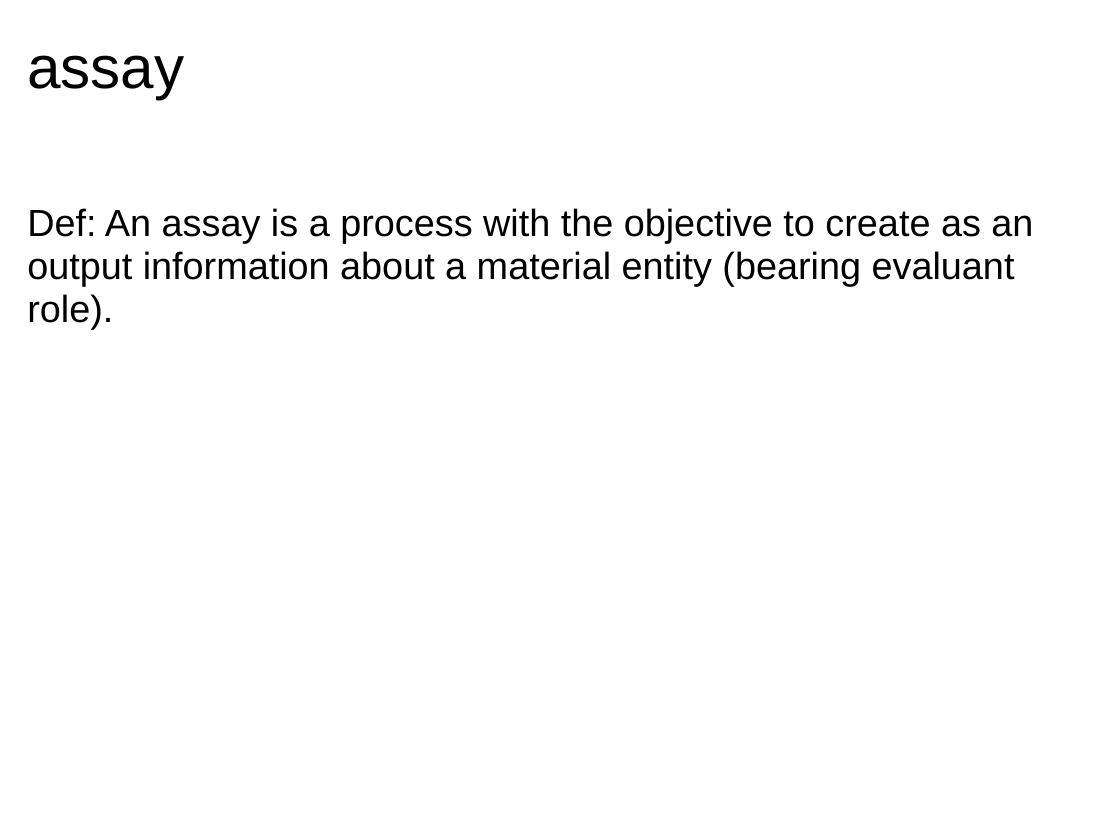
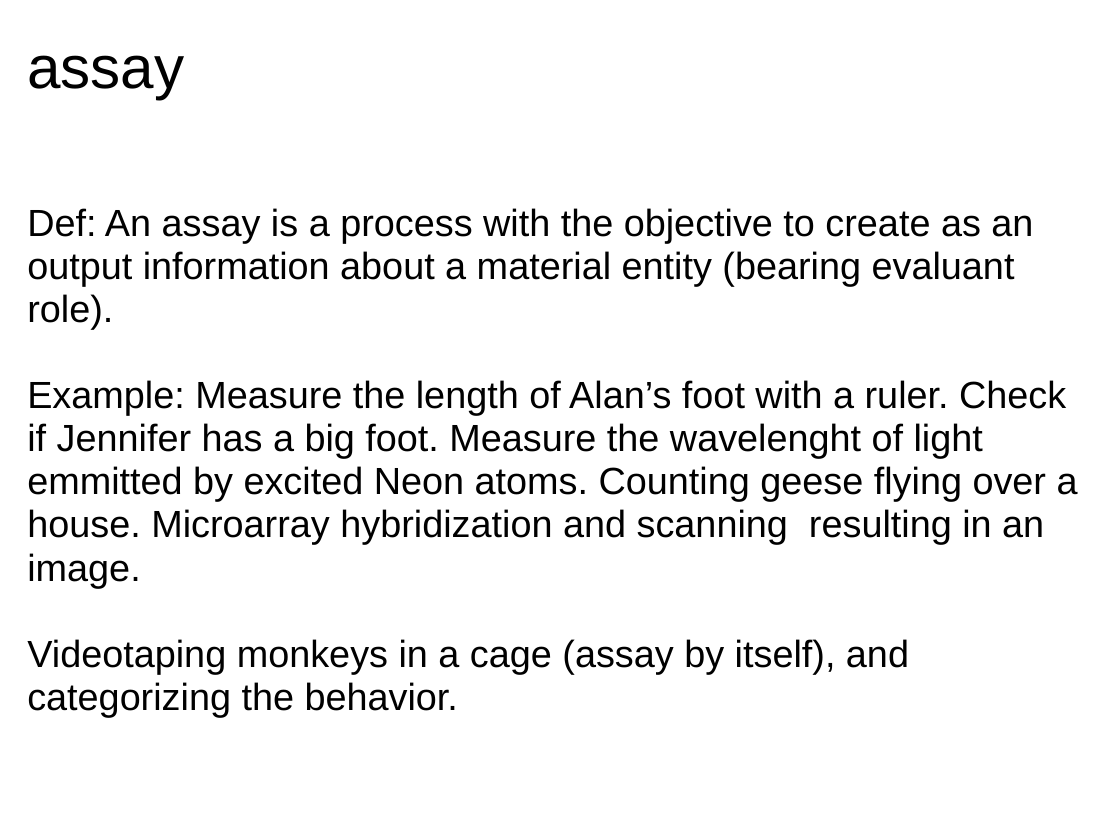
Before and after one commit to obi-ontology/obi-legacy-svn, a slide deck: slide 8 of trunk/docs/developer/PlanAndPlannedProcessDocs/Plans_and_Planned_Processes.ppt. Drawn at 1120x840 pixels with LibreOffice and Linux fonts; fonts in the diff are those of the drawing. Boxes give left, top, right and bottom in pixels: in the first picture for what was removed or moved away, otherwise in the second. Text is boxed around its words. In the diff, an @@ line names an element or a change of style, - is before the commit and + after.

```diff
--- a/trunk/docs/developer/PlanAndPlannedProcessDocs/Plans_and_Planned_Processes.ppt
+++ b/trunk/docs/developer/PlanAndPlannedProcessDocs/Plans_and_Planned_Processes.ppt
@@ text at (27,380,1078,717): paragraphs added @@
+Example: Measure the length of Alan’s foot with a ruler. Check if Jennifer has a big foot. Measure the wavelenght of light emmitted by excited Neon atoms. Counting geese flying over a house. Microarray hybridization and scanning resulting in an image.
+Videotaping monkeys in a cage (assay by itself), and categorizing the behavior.
```
Also in this commit, not shown: 10 other slides changed.
